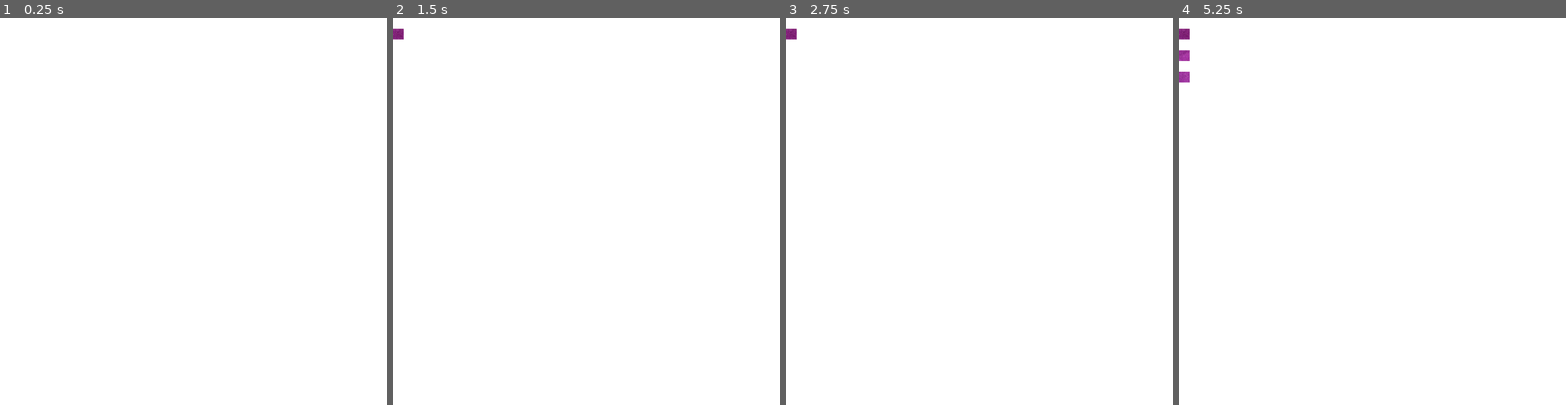
Above: before the commit, frames 1-4 (left to right).
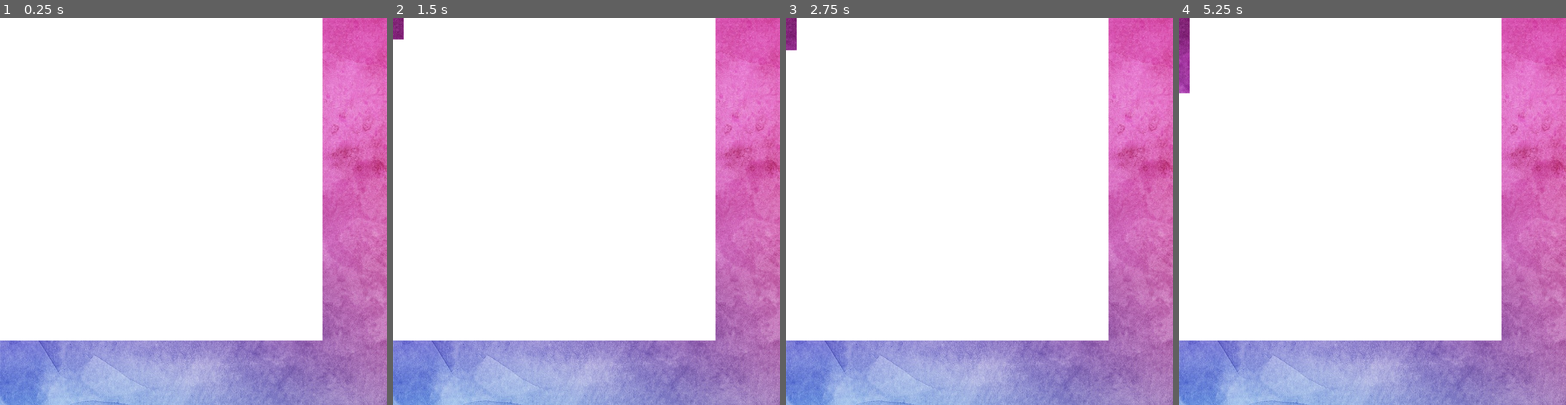
Above: after the commit, the same moments.

Repository: andymjchang/TXGJ_2022
Game: Godot game, scene res://Scenes/Main.tscn
Two runs of this game, one before a commit and one after it. Both use one fixed random seed, a clock stepped at 60 frames per second and the inputs below.
Inputs (mouse positions are in pixels of both pictures, inside the frame that each line leads up to):
- Up to frame 1 (0.25 s): no input
- Up to frame 2 (1.5 s): tap Enter at 0.5 s; move the mouse to (396, 21) at 0.52 s; press the mouse at (396, 21) at 0.53 s; tap Space at 1.25 s; move the mouse to (396, 33) at 1.27 s; release the mouse at (396, 33) at 1.28 s; click (396, 33) at 1.35 s
- Up to frame 3 (2.75 s): tap Enter at 2 s; move the mouse to (789, 45) at 2.02 s; press the mouse at (789, 45) at 2.03 s
- Up to frame 4 (5.25 s): tap Space at 2.75, 4.25 s; move the mouse to (1182, 56) at 2.77 s; release the mouse at (1182, 56) at 2.78 s; click (1182, 56) at 2.85 s; tap Enter at 3.5 s; move the mouse to (1182, 64) at 3.52 s; press the mouse at (1182, 64) at 3.53 s; move the mouse to (1182, 76) at 4.27 s; release the mouse at (1182, 76) at 4.28 s; click (1182, 76) at 4.35 s; move the mouse to (1182, 87) at 5.02 s; press the mouse at (1182, 87) at 5.03 s

The runs differ from the first frame. In frame 1, 31% of the frame differs, in the area x 0-100%, y 0-100%; in frame 2, 31%; in frame 3, 31%; in frame 4, 31%.

Commit message:
eraser qol fix

Diff:
--- a/Scenes/DetectionNode.tscn
+++ b/Scenes/DetectionNode.tscn
@@ -17,4 +17,5 @@
 [node name="Polygon2D" type="Polygon2D" parent="."]
 polygon = PoolVector2Array( 0, 0, 0, 25, 25, 25, 25, 0 )
 
+[connection signal="input_event" from="Area2D" to="." method="_on_Area2D_input_event"]
 [connection signal="mouse_entered" from="Area2D" to="." method="_on_Area2D_mouse_entered"]
--- a/Scripts/DetectionNode.gd
+++ b/Scripts/DetectionNode.gd
@@ -18,3 +18,9 @@
 func reset_active():
 	active = true
 	$Polygon2D.visible = active
+
+func _on_Area2D_input_event(viewport, event, shape_idx):
+	if event is InputEventMouseButton:
+		if event.is_pressed():
+			active = false
+			$Polygon2D.visible = active
--- a/Scripts/Main.gd
+++ b/Scripts/Main.gd
@@ -4,8 +4,8 @@
 
 func _ready():
 	# create rows and columns of DetectionNodes
-	for i in 36:
-		for j in 36:
+	for i in 30:
+		for j in 30:
 			var detectionInstance = detectionScene.instance()
 			add_child(detectionInstance)
 			detectionInstance.position = Vector2((i * 25), (j * 25))
